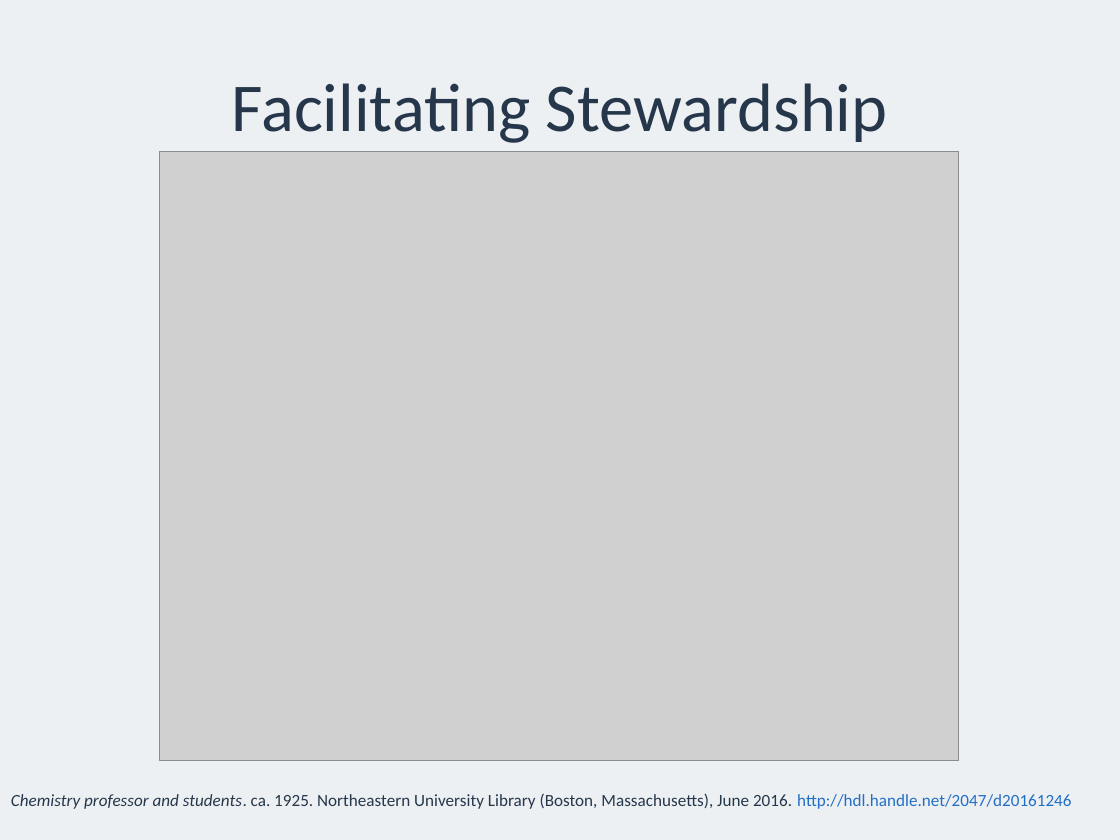
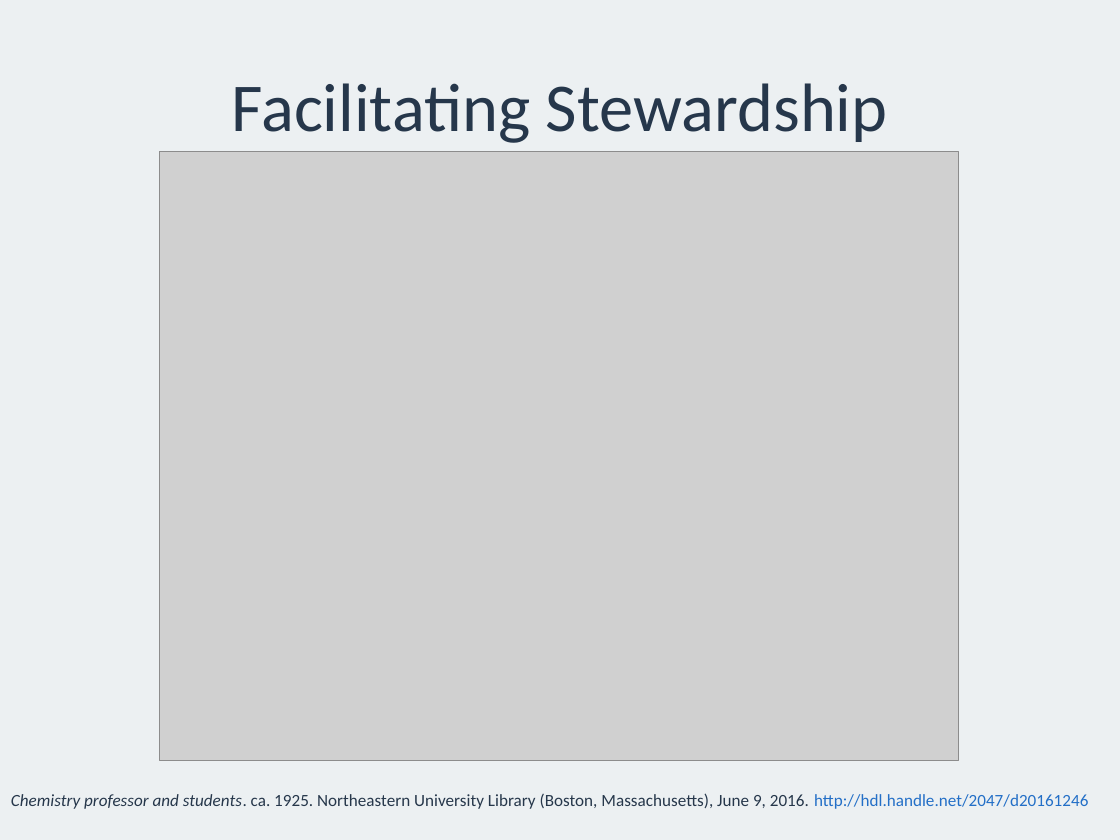
Before and after one commit to sarahjeansweeney/various_files, a slide deck: slide 5 of Presentations/Open Repositories 2016/Digital Stewardship/DigitalStewardship.pptx. Drawn at 1120x840 pixels with LibreOffice and Linux fonts; fonts in the diff are those of the drawing; grey boxes stand for pictures. Boxes give left, top, right and bottom in pixels: in the first picture for what was removed or moved away, otherwise in the second. Text is boxed around its words. In the diff, an @@ line names an element or a change of style, - is before the commit and + after.

```diff
--- a/Presentations/Open Repositories 2016/Digital Stewardship/DigitalStewardship.pptx
+++ b/Presentations/Open Repositories 2016/Digital Stewardship/DigitalStewardship.pptx
@@ text at (11,793,1088,809): text changed @@
-Chemistry professor and students. ca. 1925. Northeastern University Library (Boston, Massachusetts), June 2016. http://hdl.handle.net/2047/d20161246
+Chemistry professor and students. ca. 1925. Northeastern University Library (Boston, Massachusetts), June 9, 2016. http://hdl.handle.net/2047/d20161246
```
Also in this commit, not shown: 5 other slides changed.
